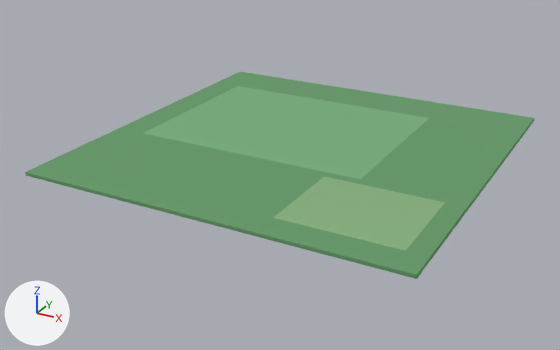
The glTF model assets/pbr/road_grass.glb: old version first, new version second.
Rendered twice from a 50 mm lens placed at (3.52, -6.89, 3.01), pointed at (-0.14, -0.23, -0.32). Arrows for +X, +Y and +Z are at lower left; the lights stay in place. The first picture is the older version.

In view in the first picture: 'road_grass_field', 'road_grass_patch_a', 'road_grass_patch_b'.
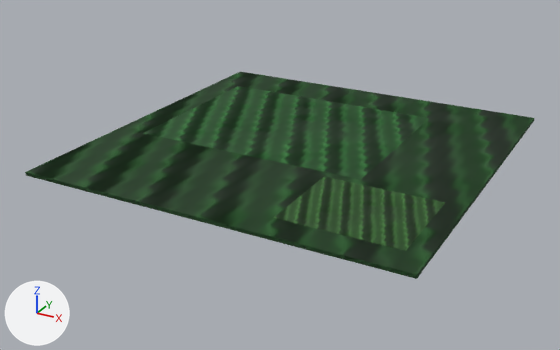
Boxes [x1, y1, x2, y2] around the edits, measured in the pictures (560 x 350 px):
'road_grass_field', surface changed (darker)
    both: [25, 72, 535, 279]
'road_grass_patch_a', surface changed (darker)
    both: [143, 86, 429, 180]
'road_grass_patch_b', surface changed (darker)
    both: [274, 177, 445, 251]

What changed in the scene script:
```text
Add img_vcw_tex_foliage_road_grass_pale_albedo:
    img_vcw_tex_foliage_road_grass_pale_albedo = load_image('vcw_tex_foliage_road_grass_pale_albedo', '_unpacked/vcw_tex_foliage_road_grass_pale_albedo', 128, 128, 'sRGB')
Add img_vcw_tex_foliage_road_grass_pale_normal:
    img_vcw_tex_foliage_road_grass_pale_normal = load_image('vcw_tex_foliage_road_grass_pale_normal', '_unpacked/vcw_tex_foliage_road_grass_pale_normal', 128, 128, 'Non-Color')
Add img_vcw_tex_foliage_road_grass_pale_orm:
    img_vcw_tex_foliage_road_grass_pale_orm = load_image('vcw_tex_foliage_road_grass_pale_orm', '_unpacked/vcw_tex_foliage_road_grass_pale_orm', 128, 128, 'Non-Color')
Add img_vcw_tex_foliage_road_grass_light_orm:
    img_vcw_tex_foliage_road_grass_light_orm = load_image('vcw_tex_foliage_road_grass_light_orm', '_unpacked/vcw_tex_foliage_road_grass_light_orm', 128, 128, 'Non-Color')
Add img_vcw_tex_foliage_road_grass_light_albedo:
    img_vcw_tex_foliage_road_grass_light_albedo = load_image('vcw_tex_foliage_road_grass_light_albedo', '_unpacked/vcw_tex_foliage_road_grass_light_albedo', 128, 128, 'sRGB')
Add img_vcw_tex_foliage_road_grass_light_normal:
    img_vcw_tex_foliage_road_grass_light_normal = load_image('vcw_tex_foliage_road_grass_light_normal', '_unpacked/vcw_tex_foliage_road_grass_light_normal', 128, 128, 'Non-Color')
Add img_vcw_tex_foliage_road_grass_field_normal:
    img_vcw_tex_foliage_road_grass_field_normal = load_image('vcw_tex_foliage_road_grass_field_normal', '_unpacked/vcw_tex_foliage_road_grass_field_normal', 128, 128, 'Non-Color')
Add img_vcw_tex_foliage_road_grass_field_orm:
    img_vcw_tex_foliage_road_grass_field_orm = load_image('vcw_tex_foliage_road_grass_field_orm', '_unpacked/vcw_tex_foliage_road_grass_field_orm', 128, 128, 'Non-Color')
Add img_vcw_tex_foliage_road_grass_field_albedo:
    img_vcw_tex_foliage_road_grass_field_albedo = load_image('vcw_tex_foliage_road_grass_field_albedo', '_unpacked/vcw_tex_foliage_road_grass_field_albedo', 128, 128, 'sRGB')
Change mat_road_grass_field:
    remove # nodes: BsdfPrincipled, OutputMaterial
    remove # colours: green #659969
    nodes: BsdfPrincipled, NormalMap, OutputMaterial, SeparateColor, TexImage x3
    uses the picture img_vcw_tex_foliage_road_grass_field_albedo
    uses the picture img_vcw_tex_foliage_road_grass_field_normal
    uses the picture img_vcw_tex_foliage_road_grass_field_orm
Change mat_road_grass_light:
    remove # nodes: BsdfPrincipled, OutputMaterial
    remove # colours: green #76ad7c
    nodes: BsdfPrincipled, NormalMap, OutputMaterial, SeparateColor, TexImage x3
    uses the picture img_vcw_tex_foliage_road_grass_light_albedo
    uses the picture img_vcw_tex_foliage_road_grass_light_normal
    uses the picture img_vcw_tex_foliage_road_grass_light_orm
Change mat_road_grass_pale:
    remove # nodes: BsdfPrincipled, OutputMaterial
    remove # colours: green #86b17e
    nodes: BsdfPrincipled, NormalMap, OutputMaterial, SeparateColor, TexImage x3
    uses the picture img_vcw_tex_foliage_road_grass_pale_albedo
    uses the picture img_vcw_tex_foliage_road_grass_pale_normal
    uses the picture img_vcw_tex_foliage_road_grass_pale_orm
```
